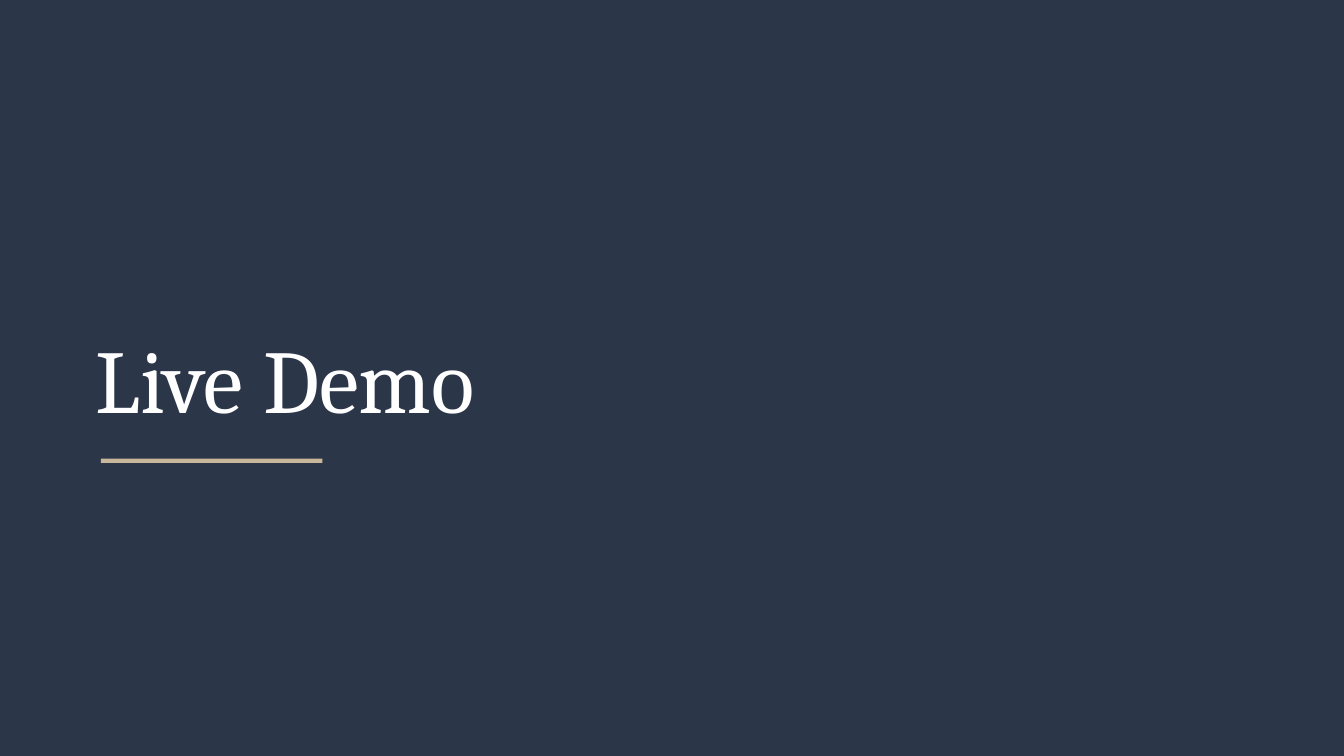
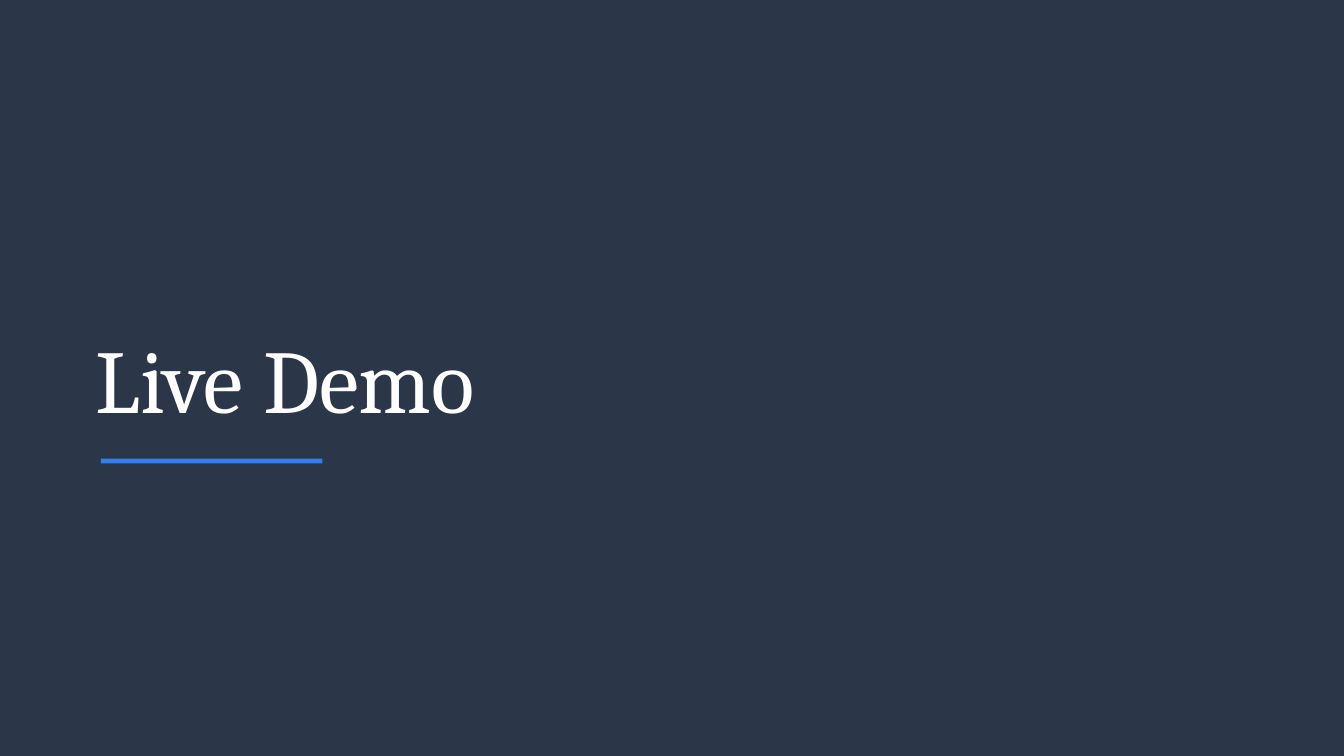
Before and after one commit to 2526-4ahitm-itp/2526-4ahitm-easypilot, a slide deck: slide 4 of docs/presentation-ios/EasyPilot-iOS.pptx. Drawn at 1344x756 pixels with LibreOffice and Linux fonts; fonts in the diff are those of the drawing. Boxes give left, top, right and bottom in pixels: in the first picture for what was removed or moved away, otherwise in the second. Text is boxed around its words. In the diff, an @@ line names an element or a change of style, - is before the commit and + after.

```diff
--- a/docs/presentation-ios/EasyPilot-iOS.pptx
+++ b/docs/presentation-ios/EasyPilot-iOS.pptx
@@ rectangle at box(101, 459, 323, 464): fill #C9B79C to #2F80ED @@
```
Also in this commit, not shown: 2 other slides changed, 1 slide added, 1 slide removed, 8 other files.
